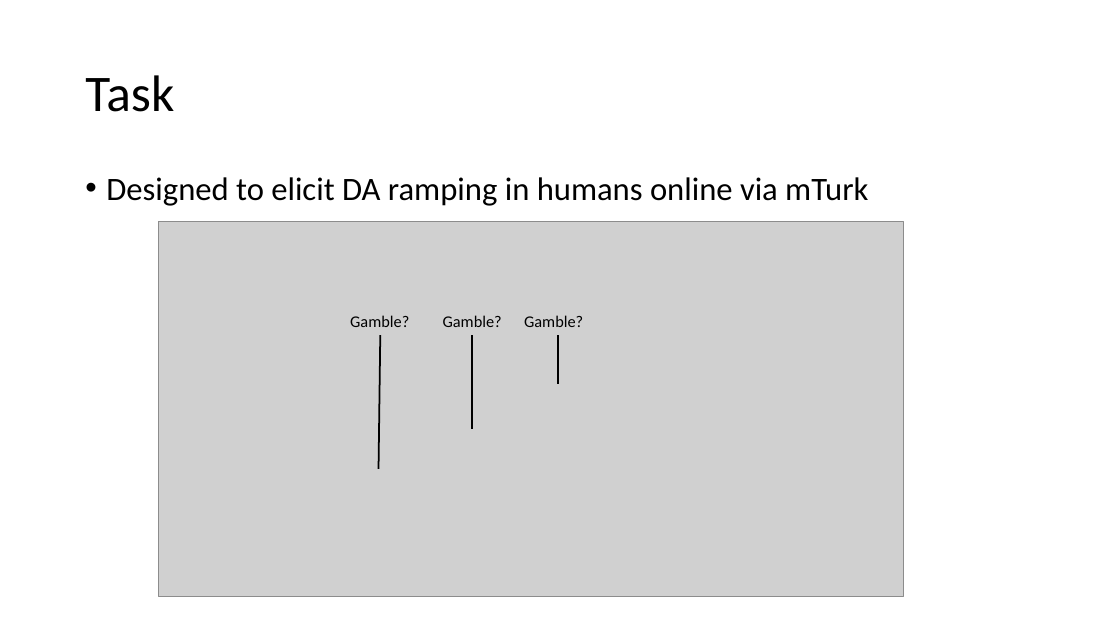
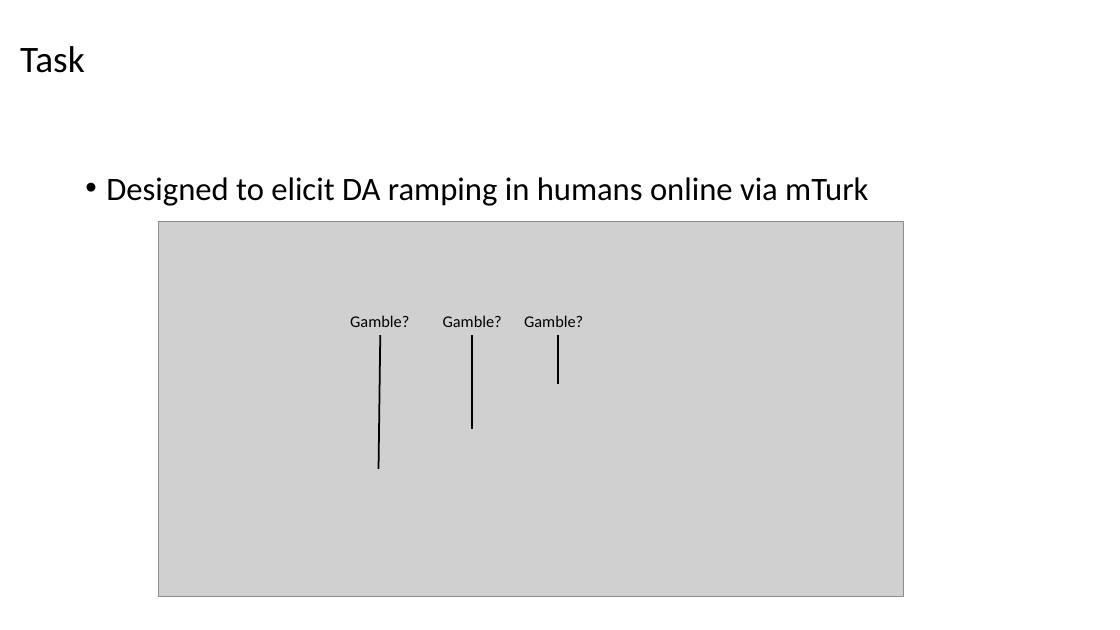
Before and after one commit to gpagnier/rampAnalysis, a slide deck: slide 9 of ShenhavLabMeeting10.29.pptx (slide 7 before the commit). Drawn at 1120x630 pixels with LibreOffice and Linux fonts; fonts in the diff are those of the drawing; grey boxes stand for pictures. Boxes give left, top, right and bottom in pixels: in the first picture for what was removed or moved away, otherwise in the second. Text is boxed around its words. In the diff, an @@ line names an element or a change of style, - is before the commit and + after.

```diff
--- a/ShenhavLabMeeting10.29.pptx
+++ b/ShenhavLabMeeting10.29.pptx
@@ title "Task": place and size @@
-title "Task" at [85,75,174,112]
+title "Task" at [20,46,85,73]
@@ title "Task" at [20,46,85,73]: size 44 to 32 pt @@
```
Also in this commit, not shown: 14 other slides changed, 14 slides added, 5 slides removed, 2 other files.
